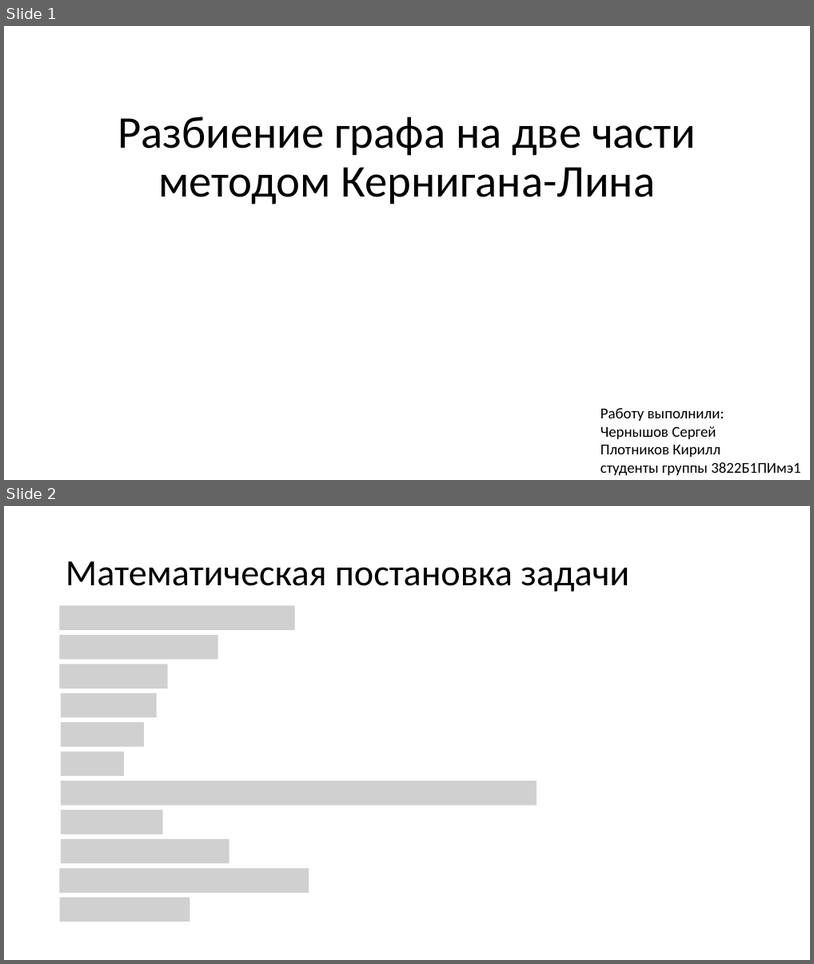
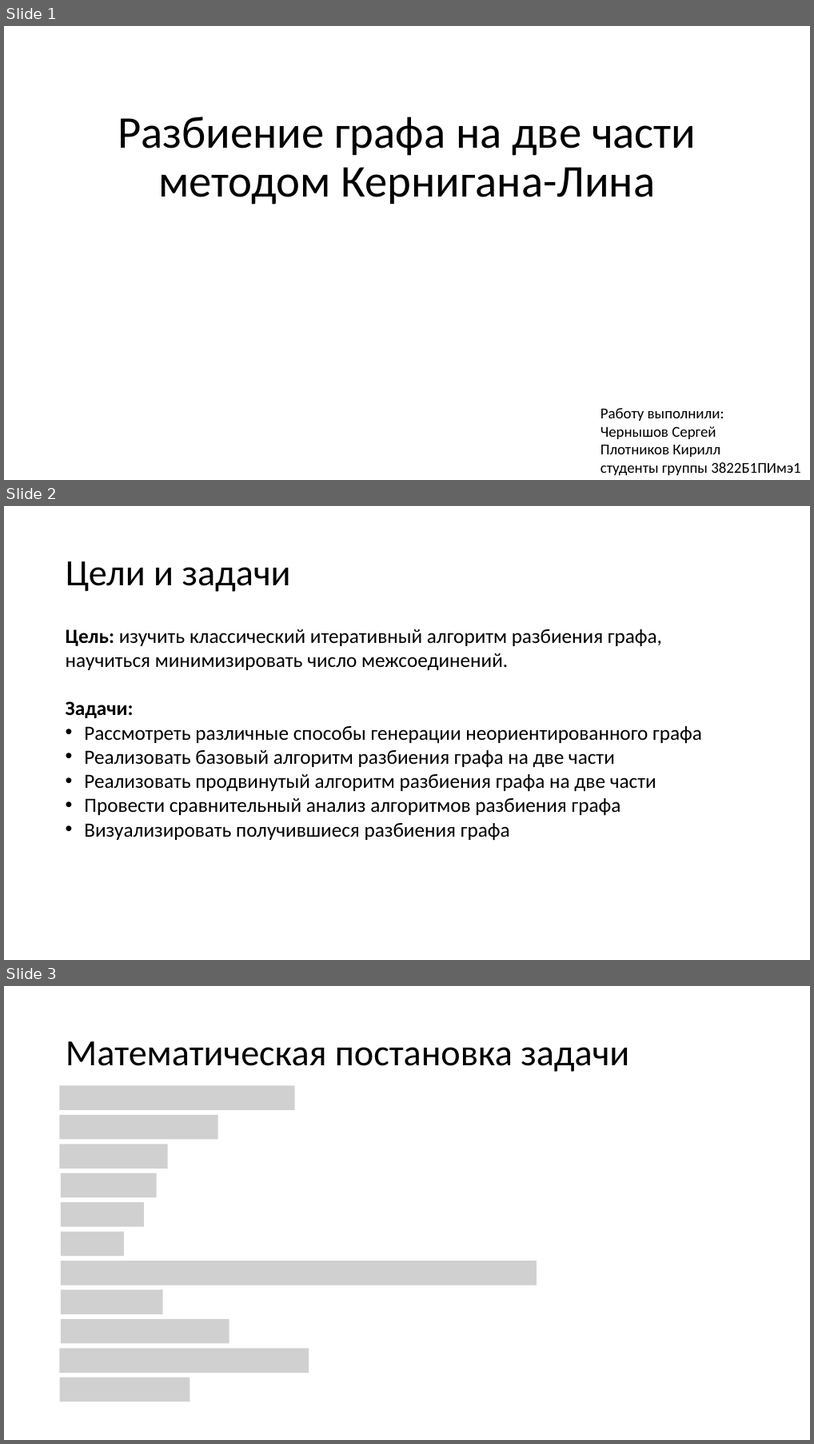
Before and after one commit to Sergho/circuits, a slide deck: presentation/presentation.pptx. Shown one above the other, each under a label of ours: slides 1 and 2 before the commit, slides 1, 2 and 3 after it. The pictures are 814x964 and 814x1444 pixels, drawn with LibreOffice and Linux fonts; fonts in the diff are those of the drawing; grey boxes stand for pictures. Boxes give left, top, right and bottom in pixels: in the first picture for what was removed or moved away, otherwise in the second. Text is boxed around its words. In the diff, an @@ line names an element or a change of style, - is before the commit and + after.

```diff
--- a/presentation/presentation.pptx
+++ b/presentation/presentation.pptx
@@ slide 2 added at (4,506,810,960), background #FFFFFF @@
@@ title added at (66,561,291,592), 44 pt, text #000000 @@
+Цели и задачи
@@ text added at (66,629,702,840), 24 pt, text #000000 @@
+Цель: изучить классический итеративный алгоритм разбиения графа, научиться минимизировать число межсоединений.
+Задачи:
+• Рассмотреть различные способы генерации неориентированного графа
+• Реализовать базовый алгоритм разбиения графа на две части
+• Реализовать продвинутый алгоритм разбиения графа на две части
+• Провести сравнительный анализ алгоритмов разбиения графа
+• Визуализировать получившиеся разбиения графа
@@ what was slide 2 is now slide 3 @@
```
Also in this commit, not shown: 7 slides changed, 9 other slides added, 2 slides removed.
